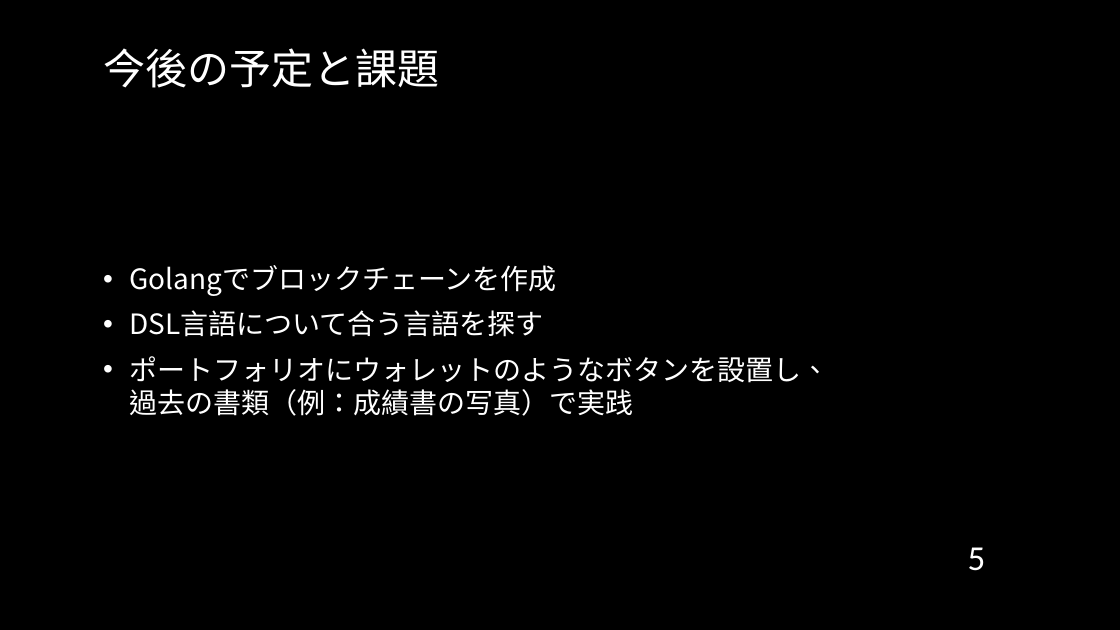
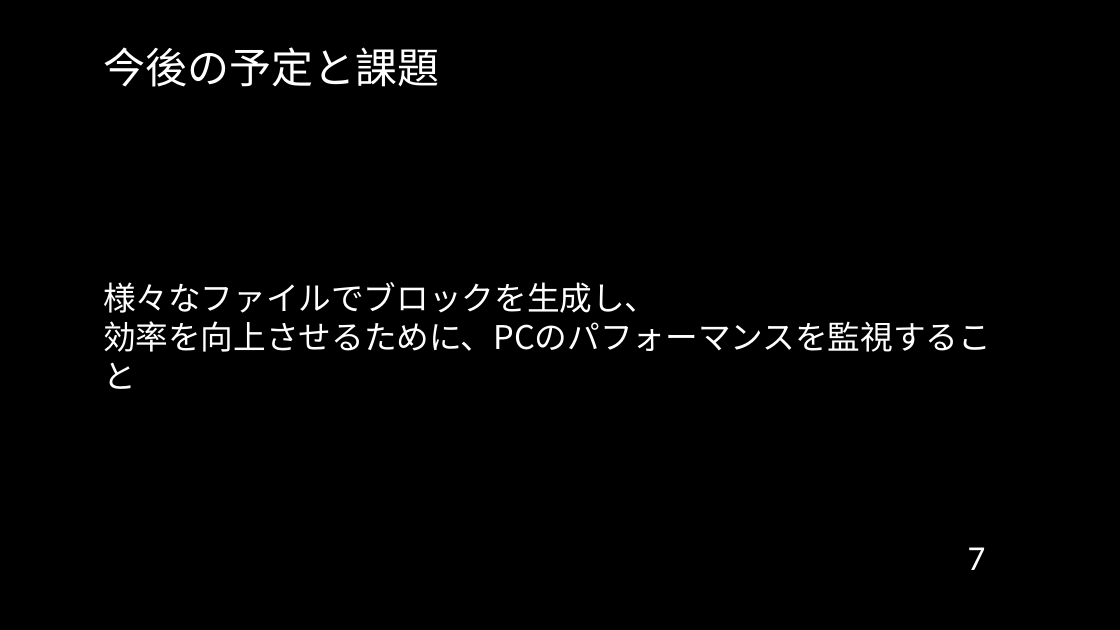
Before and after one commit to cyrusmanosa/Ecc-Year-3, a slide deck: slide 7 of Y3-Sem2/ITゼミ演習II/2024年度_11月報告会_Sk3a04_文家俊.pptx (slide 5 before the commit). Drawn at 1120x630 pixels with LibreOffice and Linux fonts; fonts in the diff are those of the drawing; background and template pictures are left out. Boxes give left, top, right and bottom in pixels: in the first picture for what was removed or moved away, otherwise in the second. Text is boxed around its words. In the diff, an @@ line names an element or a change of style, - is before the commit and + after.

```diff
--- a/Y3-Sem2/ITゼミ演習II/2024年度_11月報告会_Sk3a04_文家俊.pptx
+++ b/Y3-Sem2/ITゼミ演習II/2024年度_11月報告会_Sk3a04_文家俊.pptx
@@ text at (x1=103, y1=282, x2=991, y2=352): text changed; size 24 to 28 pt @@
-• Golangでブロックチェーンを作成
-• DSL言語について合う言語を探す
-• ポートフォリオにウォレットのようなボタンを設置し、
-  過去の書類（例：成績書の写真）で実践
+様々なファイルでブロックを生成し、
+効率を向上させるために、PCのパフォーマンスを監視すること
@@ page number at (x1=968, y1=547, x2=986, y2=570): text changed @@
-5
+7
```
Also in this commit, not shown: 2 other slides changed, 4 slides added, 1 slide removed, 13 other files.
